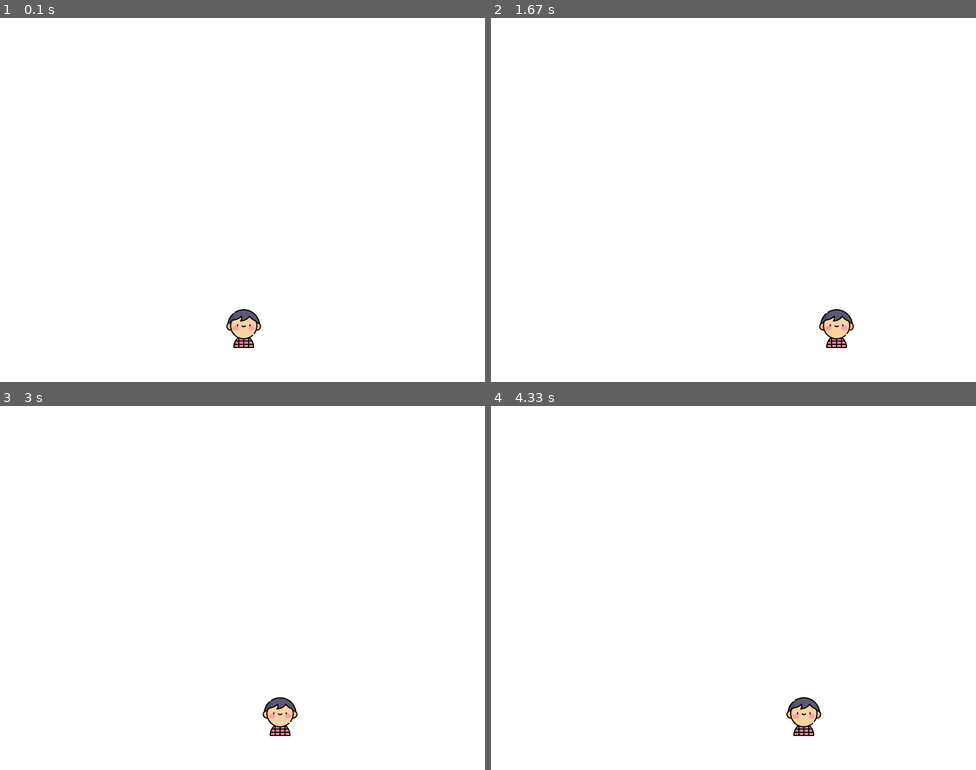
Above: before the commit, frames 1-4 (two rows, left to right).
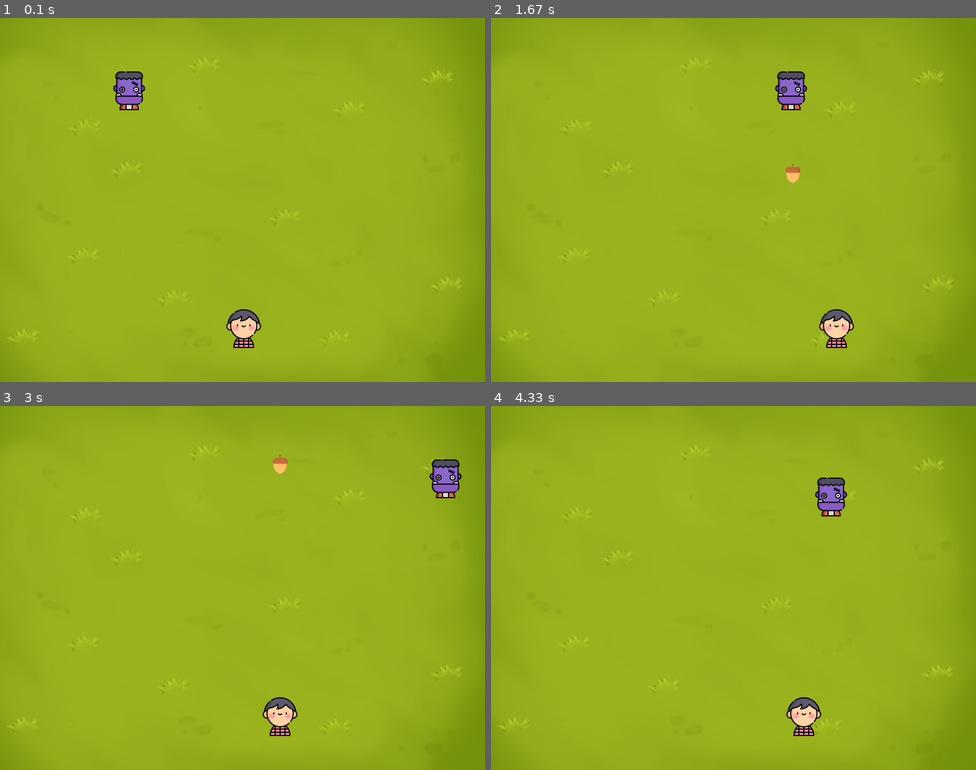
Above: after the commit, the same moments.

Repository: barkhayot/Student_coder_pygame
Game: pygame game, started from pygame2.py
Two runs of this game, one before a commit and one after it. Both use one fixed random seed, a clock stepped at 60 frames per second and the inputs below.
Inputs:
- Up to frame 1 (0.1 s): no input
- Up to frame 2 (1.67 s): tap Space at 0.33, 0.73, 1.03, 1.23, 1.53 s; hold Right 0.67-1.13 s; hold Right 1.17-1.63 s
- Up to frame 3 (3 s): hold Left 1.67-2.2 s; tap Space at 1.73, 2.03, 2.3, 2.6, 2.73 s; hold Left 2.23-2.63 s; hold Right from 2.67 s (still down)
- Up to frame 4 (4.33 s): tap Space at 3.03, 3.4, 3.7, 3.9, 4.2 s; release Right at 3.3 s; hold Left 3.33-3.8 s; hold Right 3.83-4.3 s

The runs differ from the first frame. In frame 1, 99% of the frame differs, in the area x 0-100%, y 0-100%; in frame 2, 99%; in frame 3, 99%; in frame 4, 99%.

Commit message:
Updating and adding files for game

Diff:
--- a/pygame2.py
+++ b/pygame2.py
@@ -1,11 +1,20 @@
 import pygame
 from pygame import *
+import random
+import math
+from math import *
+
 
 # Intialize the pygame
 pygame.init()
 
 # Create the screen
 screen = pygame.display.set_mode((800, 600))
+
+# Background
+background = pygame.image.load("grass.jpg")
+
+
 
 # Creating the Title and setting the Icon
 pygame.display.set_caption("Student Coder")
@@ -17,11 +26,44 @@
 playerX = 370
 playerY = 480
 playerX_change = 0
-playerY_change = 0
+
+# Zombie
+zombieImg = pygame.image.load("zombie.png")
+zombieX = random.randint(0, 735 )
+zombieY = random.randint(50, 150)
+zombieX_change = 3
+zombieY_change = 30
+
+# Nut (Shooting)
+# Ready - You can not see the Nut on the screen
+# Fire  - The Nut is currently moving
+nutImg = pygame.image.load("nut.png")
+nutX = 0
+nutY = 480
+nutX_change = 0
+nutY_change = 10
+nut_state = "ready"
+
+score = 0
+
 
 def player(x, y):
     screen.blit(playerImg, (x, y))
 
+def zombie(x, y):
+    screen.blit(zombieImg, (x, y))
+
+def fire_nut(x, y):
+    global nut_state
+    nut_state = "fire"
+    screen.blit(nutImg, (x + 16, y + 10 ))
+
+def isCollision(zombieX, zombieY, nutX, nutY):
+    distance = math.sqrt((math.pow(zombieX - nutX,2)) + (math.pow(zombieY - nutY,2)))
+    if distance < 27:
+        return True
+    else:
+        False
 
 # Game Loop
 running = True
@@ -29,6 +71,9 @@
 while running:
     # RGB
     screen.fill((255, 255, 255))
+
+    # Background Image
+    screen.blit(background, (0, 0))
 
     for event in pygame.event.get():
         if event.type == pygame.QUIT:
@@ -40,17 +85,56 @@
                 playerX_change = -3
             if event.key == K_RIGHT:
                 playerX_change = 3
-            if event.key == K_UP:
-                playerY_change = -3
-            if event.key == K_DOWN:
-                playerY_change = 3
+            if event.key == K_SPACE:
+                if nut_state is "ready":
+                    # Get the current cordiante of student
+                    nutX = playerX
+                    fire_nut(nutX, nutY)
         if event.type == pygame.KEYUP:
-            if event.key == K_LEFT or event.key == K_RIGHT or event.key == K_DOWN or event.key == K_UP :
+            if event.key == K_LEFT or event.key == K_RIGHT :
                 playerX_change = 0
-                playerY_change = 0
 
 
+    # Checking for boundaries of spaceship so it does not go out of bounds
     playerX += playerX_change
-    playerY += playerY_change
+
+    if playerX <= 0:
+        playerX = 0
+    elif playerX >= 736:
+        playerX = 736
+
+
+    # Zombie movement
+    zombieX += zombieX_change
+
+    if zombieX <= 0:
+        zombieX_change = 3
+        zombieY += zombieY_change
+    elif zombieX >= 736:
+        zombieX_change = -3
+        zombieY += zombieY_change
+
+    # Nut movement
+    if nutY <= 0:
+        nutY = 480
+        nut_state = "ready"
+
+    if nut_state is "fire":
+        fire_nut(nutX, nutY)
+        nutY -= nutY_change
+
+    # Collision
+    collision = isCollision(zombieX, zombieY, nutX, nutY)
+    if collision:
+        nutY = 480
+        nut_state = "ready"
+        score += 1
+        print(score)
+        zombieX = random.randint(0, 735)
+        zombieY = random.randint(50, 150)
+
+
+
     player(playerX, playerY)
+    zombie(zombieX, zombieY)
     pygame.display.update()
Binary file added: grass.jpg
Binary file added: nut.png
Binary file added: zombie.png
